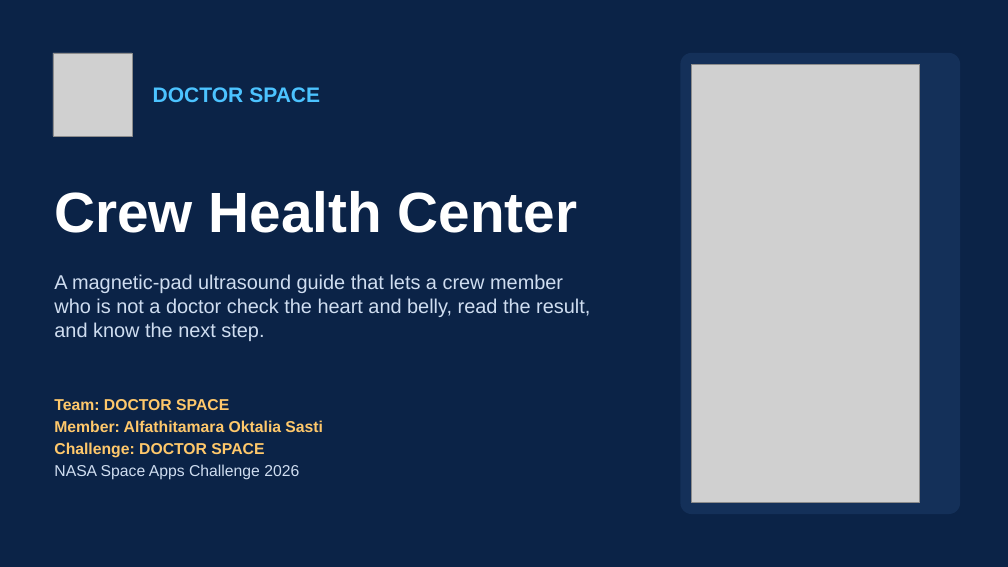
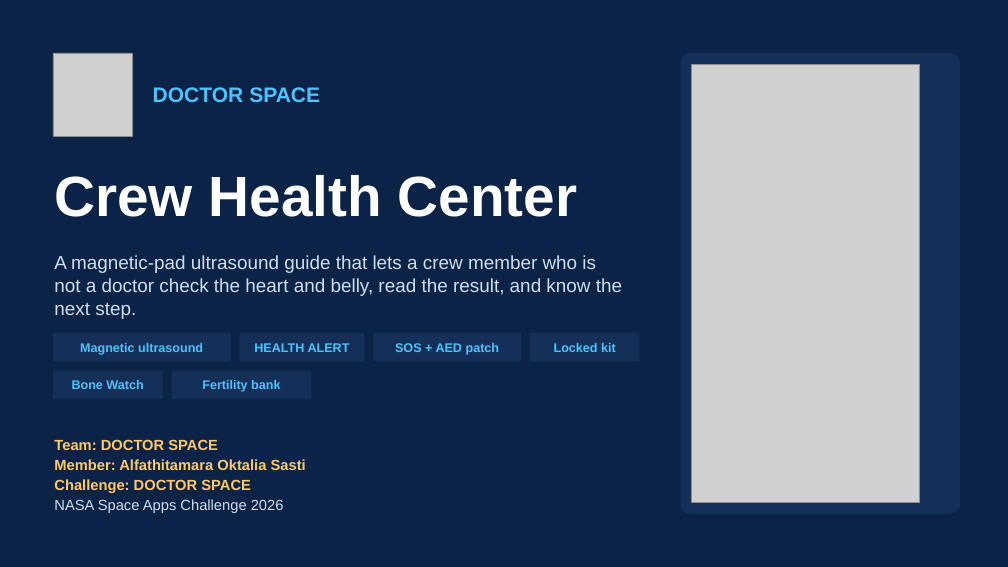
Before and after one commit to alfathitamara/Doctor-Space, a slide deck: slide 1 of deck/Doctor_Space_NASA_SpaceApps_2026.pptx. Drawn at 1008x567 pixels with LibreOffice and Linux fonts; fonts in the diff are those of the drawing; grey boxes stand for pictures. Boxes give left, top, right and bottom in pixels: in the first picture for what was removed or moved away, otherwise in the second. Text is boxed around its words. In the diff, an @@ line names an element or a change of style, - is before the commit and + after.

```diff
--- a/deck/Doctor_Space_NASA_SpaceApps_2026.pptx
+++ b/deck/Doctor_Space_NASA_SpaceApps_2026.pptx
@@ text "Crew Health Center": place and size @@
-text "Crew Health Center" at [54,191,578,233]
+text "Crew Health Center" at [54,175,578,217]
@@ text "A magnetic-pad ultrasound guide that ...": place and size @@
-text "A magnetic-pad ultrasound guide that ..." at [54,274,590,341]
+text "A magnetic-pad ultrasound guide that ..." at [54,255,622,319]
@@ text "A magnetic-pad ultrasound guide that ..." at [54,255,622,319]: size 19 to 18 pt @@
@@ rounded rectangle added at [53,333,231,361], fill #143059, 12 pt, text #4CC3FF, bold @@
+Magnetic ultrasound
@@ rounded rectangle added at [240,333,364,361], fill #143059, 12 pt, text #4CC3FF, bold @@
+HEALTH ALERT
@@ rounded rectangle added at [374,333,521,361], fill #143059, 12 pt, text #4CC3FF, bold @@
+SOS + AED patch
@@ rounded rectangle added at [530,333,640,361], fill #143059, 12 pt, text #4CC3FF, bold @@
+Locked kit
@@ rounded rectangle added at [53,371,163,399], fill #143059, 12 pt, text #4CC3FF, bold @@
+Bone Watch
@@ rounded rectangle added at [172,371,312,399], fill #143059, 12 pt, text #4CC3FF, bold @@
+Fertility bank
@@ text "Team: DOCTOR SPACE": place and size @@
-text "Team: DOCTOR SPACE" at [54,399,323,480]
+text "Team: DOCTOR SPACE" at [54,439,306,513]
@@ text "Team: DOCTOR SPACE" at [54,439,306,513]: size 15 to 14 pt; less space between paragraphs @@
```
Also in this commit, not shown: 6 other slides changed, 1 other file.
